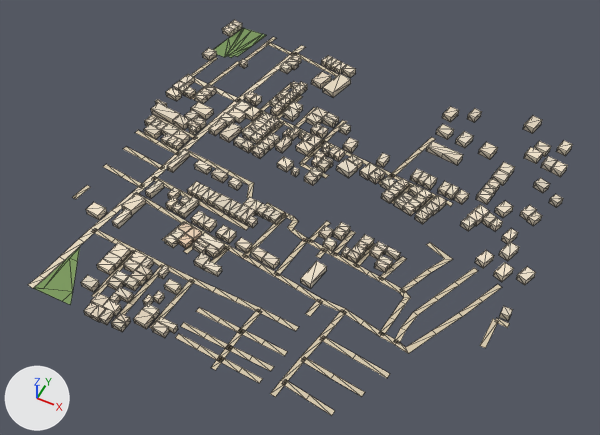
The glTF model public/assets/bengaluru-region-v1/tiles/t22_11-l1.glb, before and after one commit.
Before and after are seen from a camera (50 mm lens) standing at (11526.0, 5154.0, 702.0) and looking at (11240.0, 5725.0, -13.0). Every picture has the same lights, and +X, +Y and +Z are marked at lower left. The first picture is the older version. Mesh edges are drawn as thin lines.

Names of what the first picture shows: 'building', 'ground'.
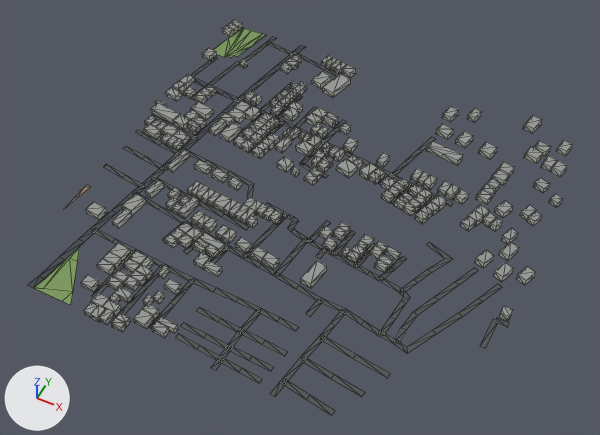
The change, as a list of edits to the scene's bpy script:
```text
Change me_building:
    used by ob_building; location = (11000.0, 5500.0, 0.0)
    remove me_building.from_pydata(...)  # 2084 vertices, 2606 faces; spans x -7.0..506.0, y -4.0..504.0, z 0.0..8.0
    add me_building.from_pydata(...)  # 2084 vertices, 3128 faces; spans x -7.0..506.0, y -4.0..504.0, z 0.0..8.0
    me_building part 1: 2606 kept faces spanning x -7.0..506.0, y -4.0..504.0, z 0.0..8.0 get new vertex colours
    edits to the shape of me_building do not show in these pictures
Change me_ground:
    used by ob_ground; location = (11000.0, 5500.0, 0.0)
    verts and faces of me_ground; kept vertices keep their numbers, new ones are numbered from 552
    before: 118 (422.0, 101.0, 1.0) at pixel (408, 353), 119 (416.0, 106.0, 1.0) at pixel (405, 347)
    before: 202 (329.0, 17.0, 1.0) at pixel (286, 383), 203 (323.0, 18.0, 1.0) at pixel (280, 380), 204 (327.0, 0.0, 1.0) at pixel (275, 397), 205 (321.0, 0.0, 1.0) at pixel (270, 393)
    before: 302 (112.0, 499.0, 1.0) at pixel (305, 47), 303 (104.0, 501.0, 1.0) at pixel (301, 45)
    before: 346 (148.0, 57.0, 1.0) at pixel (149, 285), 347 (142.0, 58.0, 1.0) at pixel (145, 283), 348 (146.0, 29.0, 1.0) at pixel (133, 305), 349 (140.0, 29.0, 1.0) at pixel (128, 302), 350 (145.0, 0.0, 1.0)
    before: 351 (139.0, 0.0, 1.0) at pixel (110, 322)
    remove me_ground.from_pydata(...)  # 552 vertices, 433 faces; spans x -3.0..500.0, y -1.0..501.0, z 1.0
    add me_ground.from_pydata(...)  # 560 vertices, 439 faces; spans x 0.0..500.0, y 0.0..500.0, z 1.0
    me_ground part 2
    12 vertices are removed from x -1.0..232.0, y -1.0..368.0, z 1.0
    23 faces are deleted
    10 vertices move from x -3.0..247.0, y 1.0..376.0, z 1.0 to x 0.0..247.0, y 0.0..368.0, z 1.0
    20 vertices are added at x 0.0..232.0, y 0.0..376.0, z 1.0
    29 new faces join them
    me_ground part 3
    add verts[119] = (418.0, 107.0, 1.0)  # moved, pixel (406, 347)
    add verts[118] = (421.0, 100.0, 1.0)  # moved, pixel (407, 353)
    me_ground part 4
    add delete_faces([(202, 203, 205), (202, 205, 204)])
    add faces += [(202, 203, 204), (203, 205, 204)]
    me_ground part 5
    add verts[302] = (112.0, 500.0, 1.0)  # moved, pixel (306, 46)
    add verts[303] = (104.0, 500.0, 1.0)  # moved, pixel (300, 45)
    me_ground part 6
    add delete_vertices([348, 349])  # with the faces that use them
    add verts[347] = (142.0, 55.0, 1.0)  # moved, pixel (143, 285)
    add verts[346] = (148.0, 55.0, 1.0)  # moved, pixel (148, 287)
    add verts[563] = (140.0, 24.0, 1.0)  # pixel (125, 306)
    add verts[564] = (146.0, 23.0, 1.0)  # pixel (130, 308)
    add faces += [(346, 347, 563), (346, 563, 564), (350, 564, 563), (350, 563, 351)]
    me_ground part 7: 367 kept faces spanning x 0.0..500.0, y 0.0..500.0, z 1.0 get new vertex colours; the middle colour goes from beige #d7c9ae to dark grey #535556
```

Where the change shows, as pixel boxes (x1, y1, x2, y2) in the pictures (600 x 435 px; the box of a moved part takes in the faces that stretch with it):
part 1 of me_building, recoloured (darker)
    both: (81, 20, 573, 337)
part 2 of me_ground, moved or reshaped
    before: (28, 114, 298, 289)
    after: (28, 114, 298, 288)
part 3 of me_ground, moved or reshaped
    both: (395, 330, 436, 354)
part 4 of me_ground, moved or reshaped
    before: (270, 381, 284, 397)
    after: (270, 381, 286, 397)
part 5 of me_ground, moved or reshaped
    before: (293, 45, 305, 54)
    after: (293, 46, 305, 53)
part 6 of me_ground, moved or reshaped
    both: (111, 265, 163, 323)
part 7 of me_ground, recoloured
    both: (36, 37, 509, 416)
